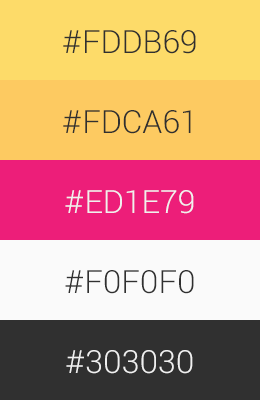
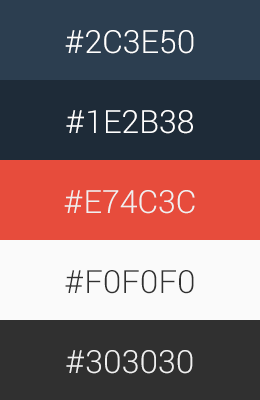
Layers edited between the first and the second 260x400 image:
renamed "#ED1E79" to "#E74C3C", painted on it over [64, 190, 195, 214]
renamed "#FDCA61" to "#1E2B38", painted on it over [63, 110, 193, 134]
renamed "#FDDB69" to "#2C3E50", painted on it over [63, 30, 196, 54]
painted on "Layer 1 copy 2" over [0, 160, 260, 240]
painted on "Layer 1 copy" over [0, 80, 260, 160]
painted on "Layer 1" over [0, 0, 260, 80]
